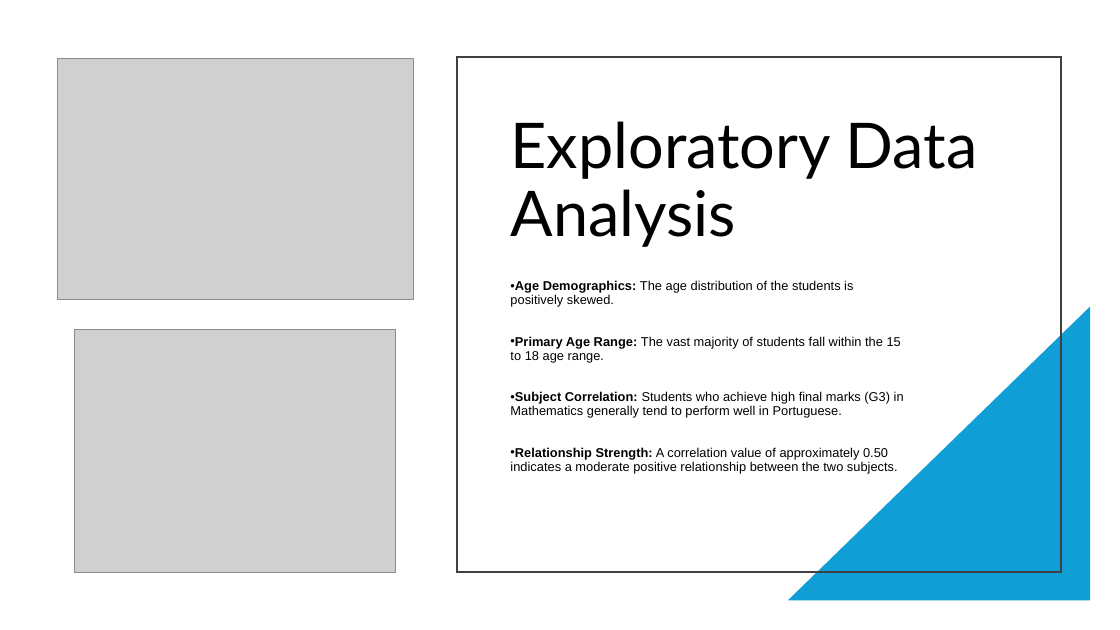
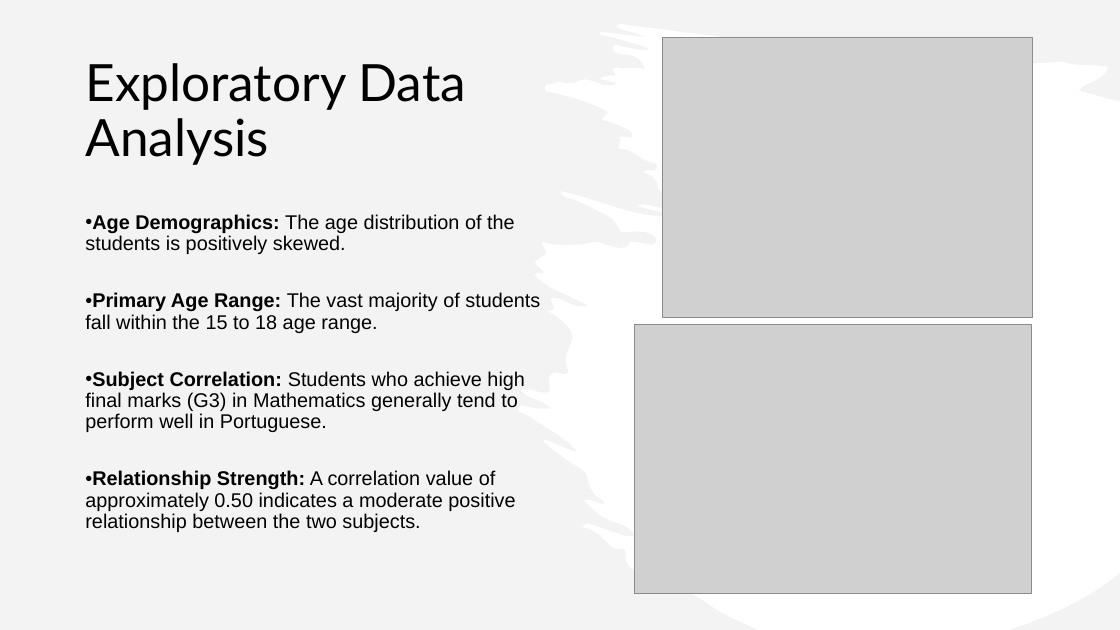
Before and after one commit to DanukaDilshann/Data-Mining, a slide deck: slide 4 of Intelligent Student Performance Analytics.pptx. Drawn at 1120x630 pixels with LibreOffice and Linux fonts; fonts in the diff are those of the drawing; grey boxes stand for pictures. Boxes give left, top, right and bottom in pixels: in the first picture for what was removed or moved away, otherwise in the second. Text is boxed around its words. In the diff, an @@ line names an element or a change of style, - is before the commit and + after.

```diff
--- a/Intelligent Student Performance Analytics.pptx
+++ b/Intelligent Student Performance Analytics.pptx
@@ freeform shape added at (0,0,1120,630), fill #E8E8E8 at 50% opacity @@
@@ title "Exploratory Data Analysis": place and size @@
-title "Exploratory Data Analysis" at (510,121,978,247)
+title "Exploratory Data Analysis" at (85,63,465,165)
@@ title "Exploratory Data Analysis" at (85,63,465,165): size 54 to 44 pt @@
@@ rectangle removed at (457,57,1061,572) @@
@@ picture: place and size @@
-picture at (75,329,396,572)
+picture at (663,37,1033,318)
@@ text "Age Demographics: The age distribution ...": place and size @@
-text "Age Demographics: The age distribution ..." at (510,280,904,474)
+text "Age Demographics: The age distribution ..." at (85,214,540,532)
@@ text "Age Demographics: The age distribution ..." at (85,214,540,532): size 11 to 17 pt @@
@@ picture: place and size @@
-picture at (57,58,413,299)
+picture at (635,324,1033,593)
@@ right triangle removed at (788,307,1091,601) @@
```
Also in this commit, not shown: 7 other slides changed.
